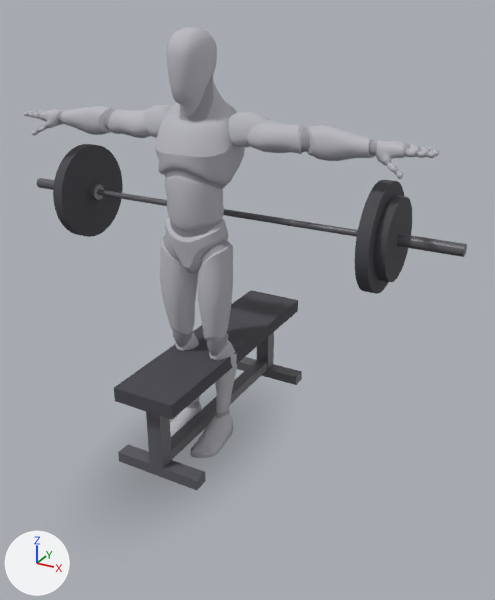
Renders of the glTF model app/src/main/assets/mannequins/barbell_bench_press.glb from each side of a commit.
The view is the same before and after, from a 50 mm camera at (1.54, -2.36, 1.93) aimed at (0.26, -0.03, 0.77). Arrows for +X, +Y and +Z are at lower left; the lights stay in place. The picture after the commit comes second. Where no turn or scale is listed for an object, it has been applied to the vertices.

In view in the first picture: 'barbell_0', 'barbell_1', 'barbell_3', 'barbell_5', 'barbell_7', 'barbell_8', 'bench_0', 'bench_2', 'bench_3', 'bench_4', 'bench_5', 'body', 'body_1' and 2 more.
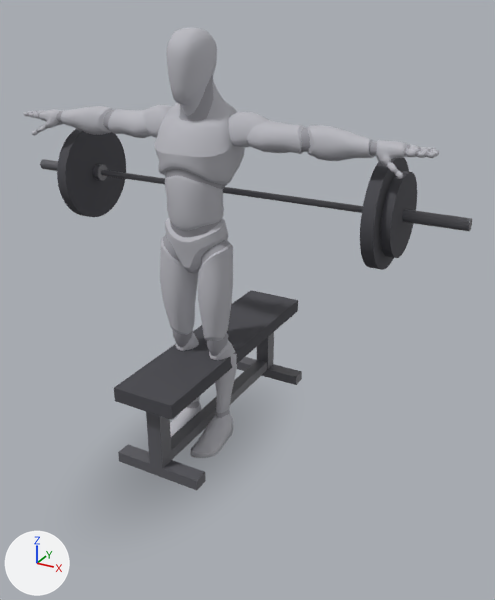
Where the change shows, as pixel boxes [x1, y1, x2, y2] in the pictures (495 x 600 px):
```json
{"object": "barbell_3", "change": "moved", "before": [53, 144, 123, 237], "after": [57, 128, 126, 217]}
{"object": "barbell_7", "change": "moved", "before": [355, 180, 404, 294], "after": [360, 158, 409, 270]}
{"object": "barbell_8", "change": "moved", "before": [375, 196, 412, 282], "after": [381, 171, 417, 258]}
{"object": "barbell_0", "change": "moved", "before": [97, 189, 358, 237], "after": [101, 170, 363, 213]}
{"object": "barbell_5", "change": "moved", "before": [397, 234, 467, 257], "after": [402, 209, 472, 231]}
{"object": "barbell_1", "change": "moved", "before": [37, 178, 54, 190], "after": [40, 159, 58, 171]}
```

Scene script edits in JSON lines:
```json
{"op": "set", "path": "ob_barbell_0.location", "old": "(0.0, 0.189, 1.058)", "new": "(0.0, 0.229, 1.148)"}
{"op": "set", "path": "ob_barbell_1.location", "old": "(0.0, 0.189, 1.058)", "new": "(0.0, 0.229, 1.148)"}
{"op": "set", "path": "ob_barbell_3.location", "old": "(0.0, 0.189, 1.058)", "new": "(0.0, 0.229, 1.148)"}
{"op": "set", "path": "ob_barbell_5.location", "old": "(0.0, 0.189, 1.058)", "new": "(0.0, 0.229, 1.148)"}
{"op": "set", "path": "ob_barbell_7.location", "old": "(0.0, 0.189, 1.058)", "new": "(0.0, 0.229, 1.148)"}
{"op": "set", "path": "ob_barbell_8.location", "old": "(0.0, 0.189, 1.058)", "new": "(0.0, 0.229, 1.148)"}
```
